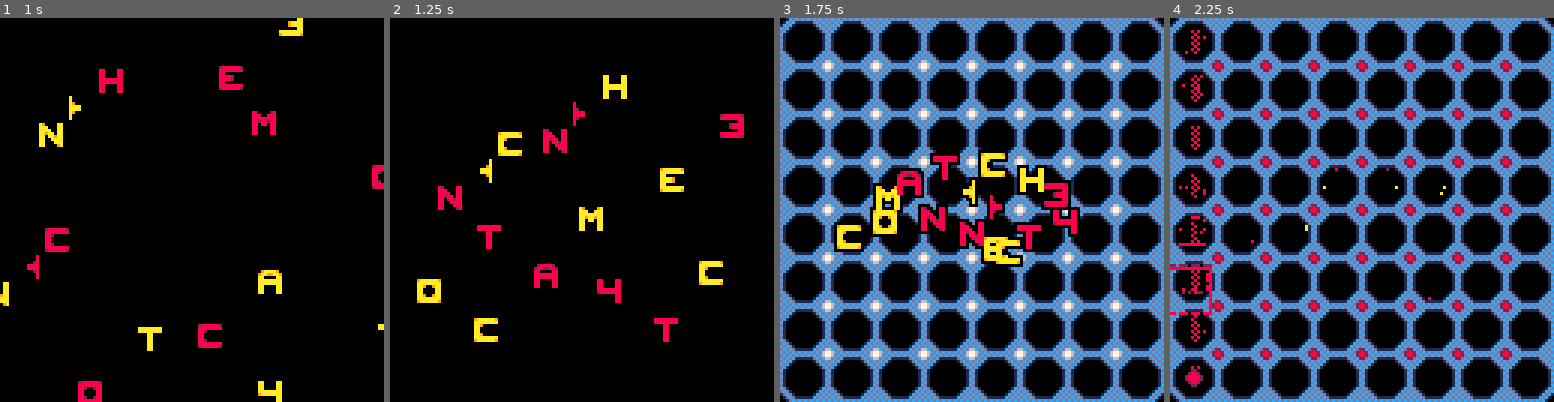
Above: before the commit, frames 1-4 (left to right).
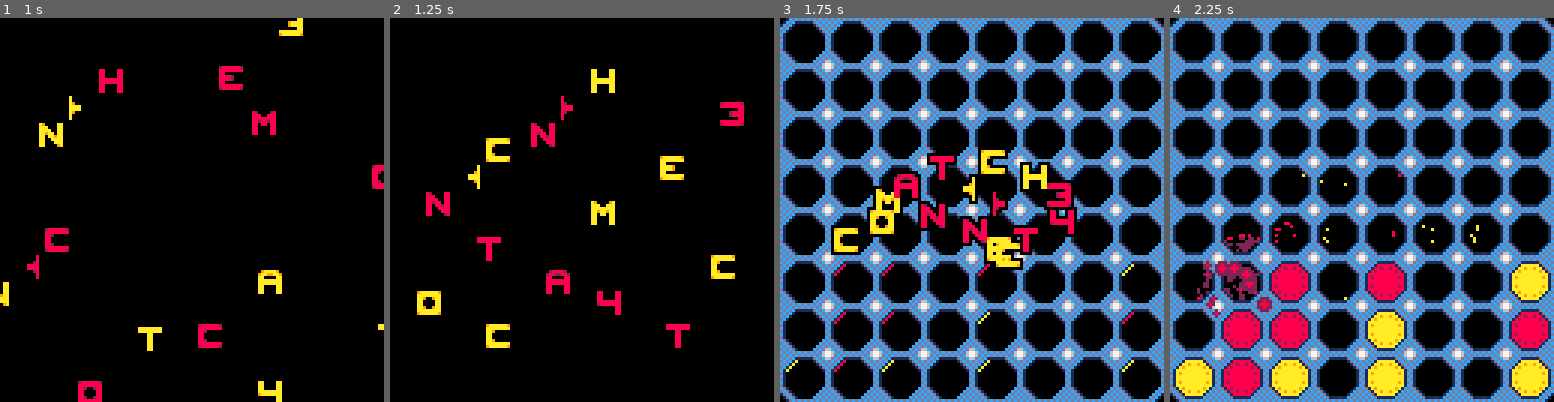
Above: after the commit, the same moments.

Repository: seleb/LDJAM41
Game: PICO-8 cartridge match3connect4.p8
Two runs of this game, one before a commit and one after it. Both use one fixed random seed, a clock stepped at 60 frames per second and the inputs below.
Inputs:
- Up to frame 1 (1 s): tap X (X key) at 0.33 s; tap O (Z key) at 0.7 s
- Up to frame 2 (1.25 s): tap X (X key) at 1.07 s
- Up to frame 3 (1.75 s): hold Right from 1.6 s (still down); tap O (Z key) at 1.7 s
- Up to frame 4 (2.25 s): tap X (X key) at 1.85 s; release Right at 2.1 s; tap O (Z key) at 2.1 s; hold Up from 2.15 s (still down)

Frame 1 is identical in both runs. In frame 2, 6.0% of the frame differs, in the area x 7-93%, y 13-86%; in frame 3, 8.8%; in frame 4, 14%, in the area x 0-99%, y 3-99%.

Commit message:
more polish

Diff:
--- a/match3connect4.p8
+++ b/match3connect4.p8
@@ -14,14 +14,12 @@
   end
  end
 
- --[[
- --perftest
+ --attract
  for x=0,7 do
-  for y=7,0,-1 do
-   board[y][x]=flr(rnd(2)+1)
-  end
- end
- --]]
+   for y=7,rnd(4)+4,-1 do
+    board[y][x]=flr(rnd(2)+1)
+   end
+ end
 
  place={
   x=0,
@@ -72,6 +70,7 @@
  end,nil,function(self)
   cls()
  end,25)
+ sfx(4)
 end
 
 function _draw()
@@ -296,6 +295,11 @@
 
   anim(function()
    mode="win"
+   if winner == 3 then
+    sfx(7)
+   else
+    sfx(4)
+   end
   end,nil,nil,d+50)
 
  end,nil,nil,65)
@@ -326,6 +330,7 @@
 end
 
 if fell then
+ sfx(3)
  --if something fell, need to
  --check if things keep falling
  anim(physics,nil,nil,fell+5)
@@ -356,6 +361,7 @@
 end
 
 function blowup(y,x,t)
+ sfx(0,1)
  local p=part()
  local x=x*16+8
  local y=y*16+8
@@ -410,8 +416,11 @@
   for x=0,7 do
    local p=getpiece(y,x)
    if p>0 then
-    blowup(y,x,p)
-    board[y][x]=0
+    d+=5
+    anim(function()
+     blowup(y,x,p)
+     board[y][x]=0
+    end,nil,nil,d)
    end
   end
   end
@@ -439,8 +448,26 @@
 modes.menu={
 u=function()
  if press() then
-  placel.x=-1
-  mode="drop"
+
+  local d=0
+  for y=0,7 do
+  for x=0,7 do
+   local p=getpiece(y,x)
+   if p>0 then
+    d+=5
+    anim(function()
+     blowup(y,x,p)
+     board[y][x]=0
+    end,nil,nil,d)
+   end
+  end
+  end
+
+  anim(function()
+   placel.x=-1
+   mode="drop"
+  end,nil,nil,d+50)
+  mode="wait"
  end
 end,
 d=function()
@@ -462,13 +489,15 @@
 u=function()
 if #anims == 0 then
  --next turn
- place.turn=(place.turn%2)+1
- if curpiece() > 0 then
-  mode="pick"
- else
-  mode="drop"
- end
- return
+ anim(function()
+  place.turn=(place.turn%2)+1
+  sfx(5)
+  if curpiece() > 0 then
+   mode="pick"
+  else
+   mode="drop"
+  end
+ end,nil,nil,15)
 end
 
 for k,a in pairs(anims) do
@@ -496,6 +525,7 @@
 modes.drop={
 u=function()
 if move() then
+ sfx(10)
  if getpiece(place.y,place.x) > 0 then
   mode="pick"
  end
@@ -504,9 +534,11 @@
 
 if press() then
  --drop a piece
+ sfx(1)
  local dropy=getdropy(place.x)-1
  anim(function()
   camera(0,-1)
+  sfx(2)
   board[dropy][place.x]=place.turn
 
   for i=0,20 do
@@ -560,6 +592,7 @@
 modes.pick={
 u=function()
 if move() then
+ sfx(10)
  if getpiece(place.y,place.x) == 0 then
   mode="drop"
  end
@@ -571,6 +604,7 @@
  modes.swap.piece=curpiece()
  board[place.y][place.x]=0
  mode="swap"
+ sfx(9)
 end
 
 end,
@@ -615,11 +649,13 @@
   end,
   16)
   mode="wait"
+  sfx(6)
  else
   --invalid
   camera(ox-place.x,oy-place.y)
   place.x=ox
   place.y=oy
+  sfx(8)
  end
  return
 end
Not shown, changed: the sound effects (__sfx__) section of match3connect4.p8
